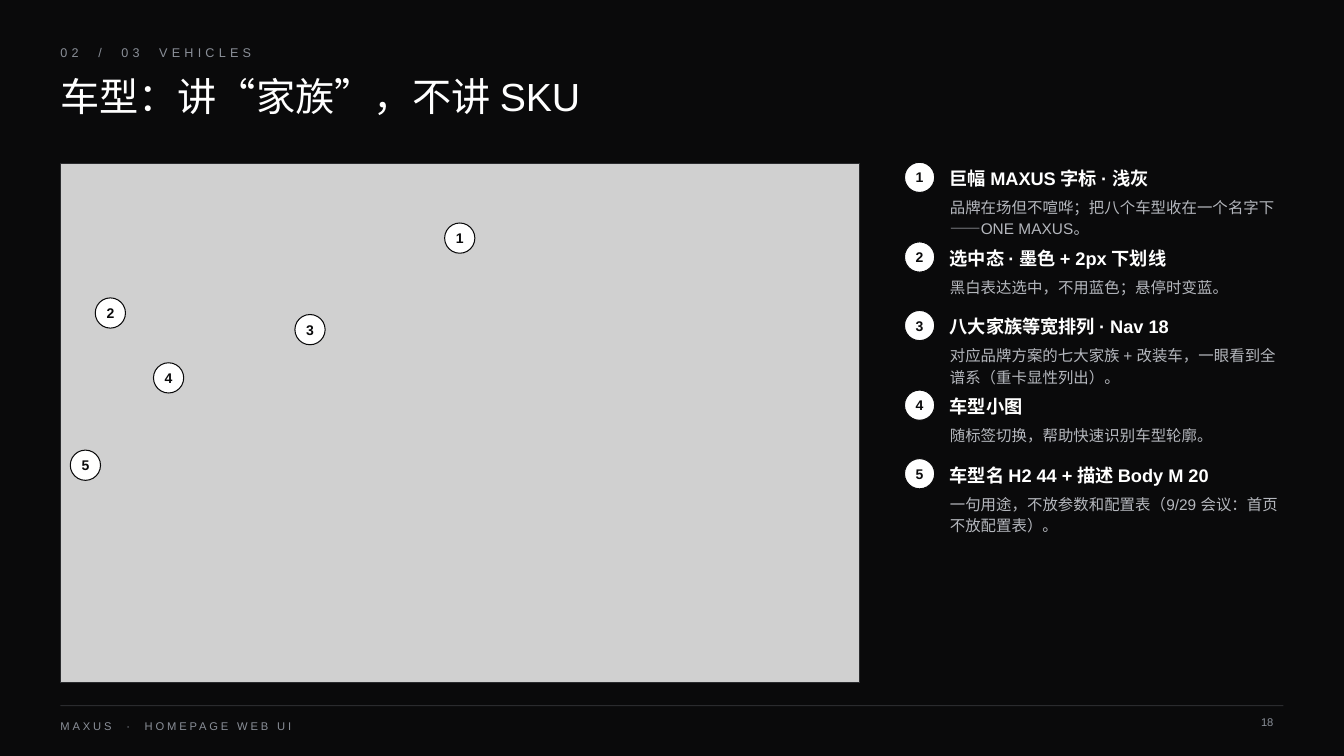
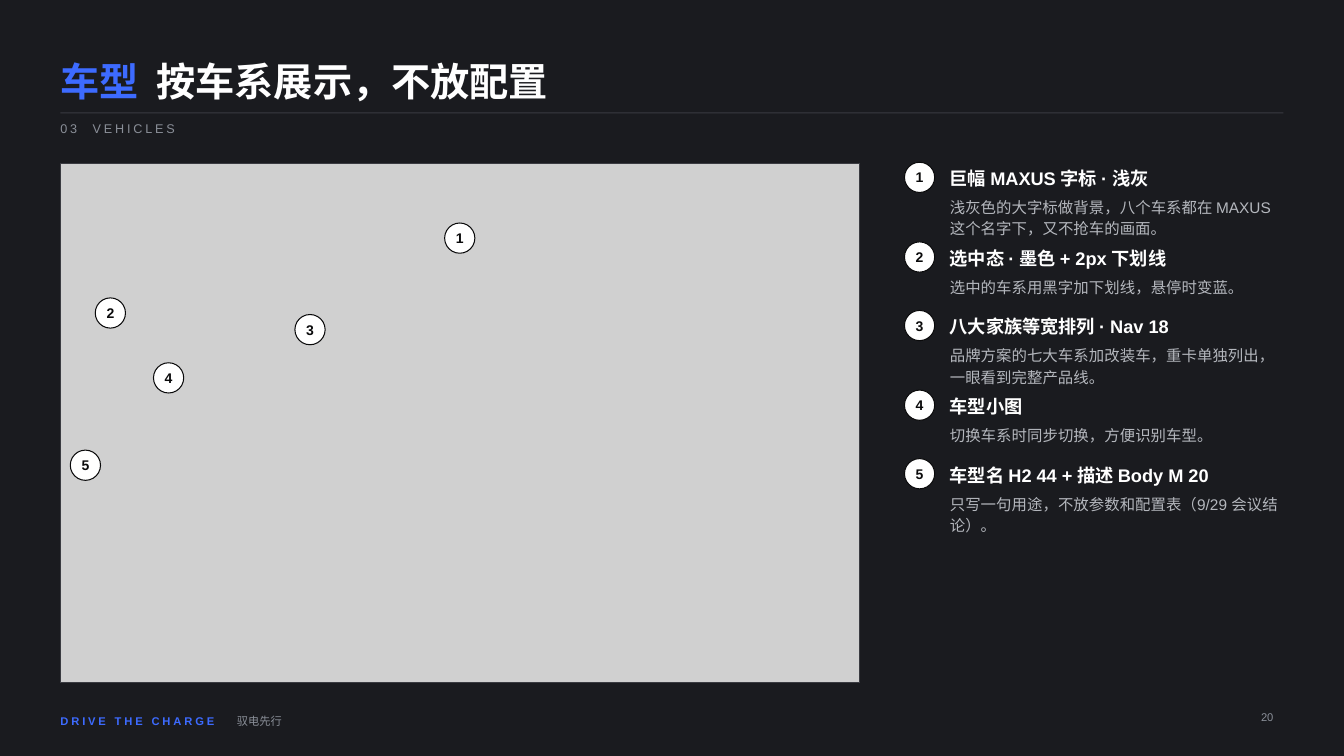
Before and after one commit to deko009/Claude, a slide deck: slide 20 of deck/MAXUS_首页WebUI_设计解说.pptx (slide 18 before the commit). Drawn at 1344x756 pixels with LibreOffice and Linux fonts; fonts in the diff are those of the drawing; grey boxes stand for pictures. Boxes give left, top, right and bottom in pixels: in the first picture for what was removed or moved away, otherwise in the second. Text is boxed around its words. In the diff, an @@ line names an element or a change of style, - is before the commit and + after.

```diff
--- a/deck/MAXUS_首页WebUI_设计解说.pptx
+++ b/deck/MAXUS_首页WebUI_设计解说.pptx
@@ background #0A0A0B to #1A1B1F @@
@@ text "车型 按车系展示，不放配置" at (x1=60, y1=62, x2=548, y2=101): vertical alignment top to bottom @@
@@ text at (x1=60, y1=62, x2=548, y2=101): text changed; bold on @@
-车型：讲“家族”，不讲 SKU
+车型 按车系展示，不放配置
@@ line added from (60, 113) to (1284, 113), #3A3B41 0.75 pt @@
@@ text at (x1=60, y1=124, x2=175, y2=133): text changed @@
-02 / 03 VEHICLES
+03 VEHICLES
@@ rectangle at (x1=60, y1=163, x2=859, y2=683): outline #2A2B2E 0.75 pt to #3A3B41 0.75 pt @@
@@ text at (x1=950, y1=200, x2=1271, y2=236): text changed @@
-品牌在场但不喧哗；把八个车型收在一个名字下——ONE MAXUS。
+浅灰色的大字标做背景，八个车系都在 MAXUS 这个名字下，又不抢车的画面。
@@ text at (x1=950, y1=280, x2=1244, y2=295): text changed @@
-黑白表达选中，不用蓝色；悬停时变蓝。
+选中的车系用黑字加下划线，悬停时变蓝。
@@ text at (x1=950, y1=348, x2=1274, y2=384): text changed @@
-对应品牌方案的七大家族 + 改装车，一眼看到全谱系（重卡显性列出）。
+品牌方案的七大车系加改装车，重卡单独列出，一眼看到完整产品线。
@@ text at (x1=950, y1=428, x2=1213, y2=443): text changed @@
-随标签切换，帮助快速识别车型轮廓。
+切换车系时同步切换，方便识别车型。
@@ text at (x1=950, y1=497, x2=1277, y2=533): text changed @@
-一句用途，不放参数和配置表（9/29 会议：首页不放配置表）。
+只写一句用途，不放参数和配置表（9/29 会议结论）。
@@ line removed from (60, 706) to (1284, 706) @@
@@ text added at (x1=60, y1=717, x2=215, y2=725), 8 pt, text #3D6BFF, bold @@
+DRIVE THE CHARGE
@@ text added at (x1=237, y1=716, x2=282, y2=726), 8 pt, text #8A8F98 @@
+驭电先行
@@ page number removed at (x1=1261, y1=718, x2=1273, y2=726) @@
-18
@@ page number added at (x1=1261, y1=713, x2=1273, y2=721), 8 pt, text #8A8F98 @@
+20
@@ text removed at (x1=60, y1=722, x2=111, y2=730) @@
-MAXUS · HOMEPAGE WEB UI
```
Also in this commit, not shown: 24 other slides changed, 4 slides added, 2 slides removed, 3 other files.
